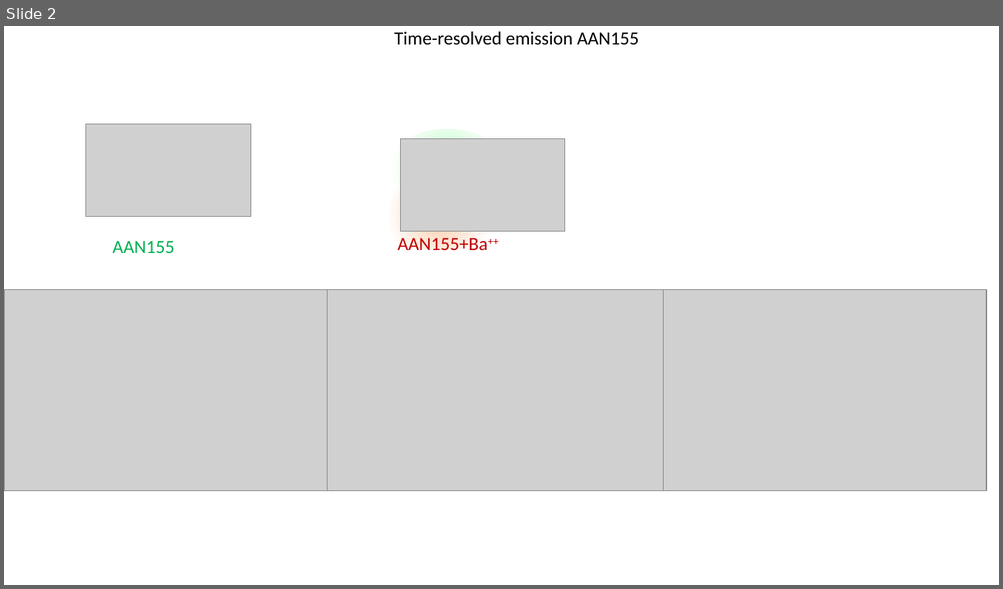
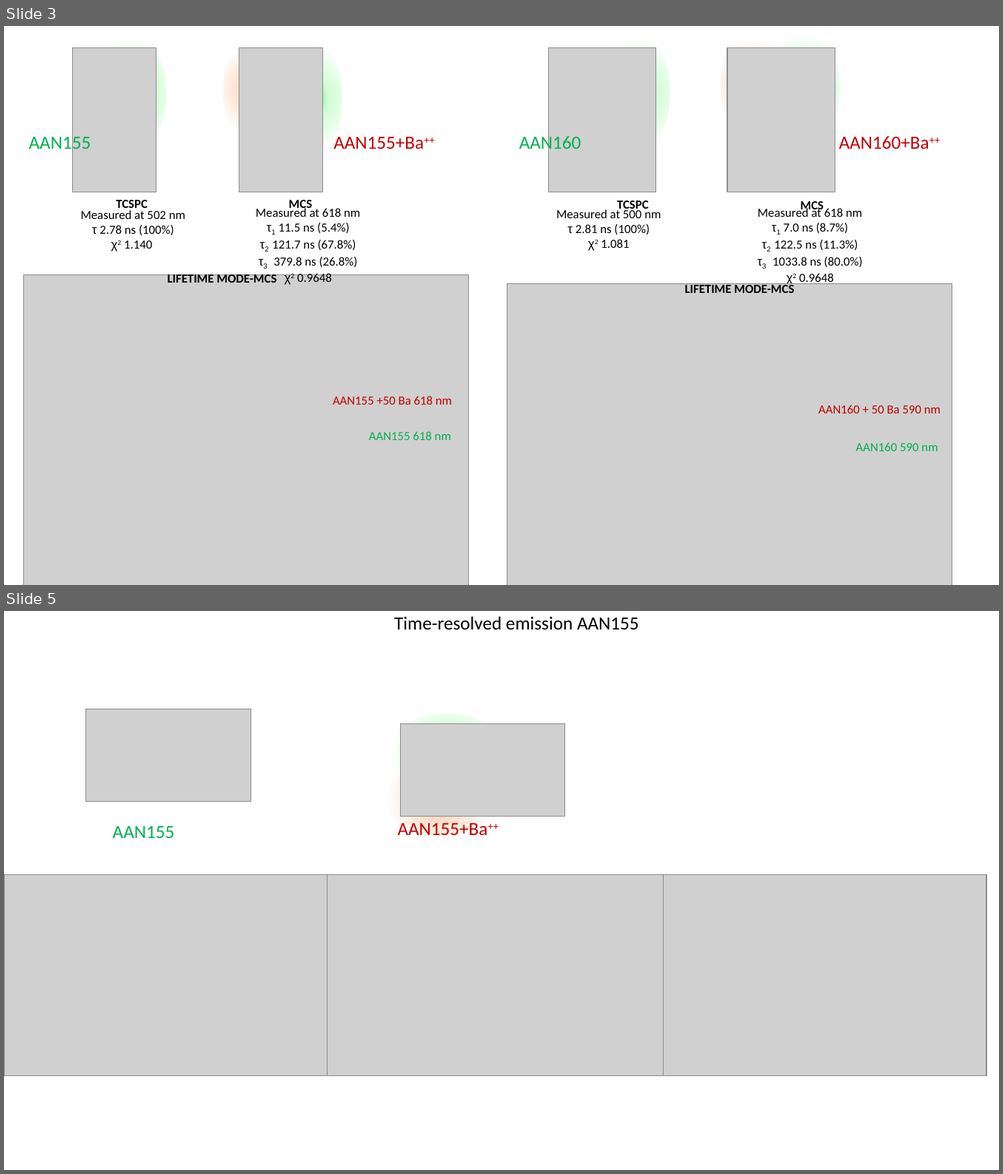
Before and after one commit to jjgomezcadenas/laserlab, a slide deck: docs/ANN155_AAN160 lifetimes.pptx. Shown one above the other, each under a label of ours: slide 2 before the commit, slides 3 and 5 after it; the slides between them are not shown. The pictures are 1003x589 and 1003x1174 pixels, drawn with LibreOffice and Linux fonts; fonts in the diff are those of the drawing; grey boxes stand for pictures. Boxes give left, top, right and bottom in pixels: in the first picture for what was removed or moved away, otherwise in the second. Text is boxed around its words. In the diff, an @@ line names an element or a change of style, - is before the commit and + after.

```diff
--- a/docs/ANN155_AAN160 lifetimes.pptx
+++ b/docs/ANN155_AAN160 lifetimes.pptx
@@ slide 3 added at <box>4,26,999,585</box>, background #FFFFFF @@
@@ picture added at <box>73,47,156,192</box> @@
@@ ellipse added at <box>95,31,166,155</box>, fill gradient #29F73D to #D2FDD6 to #FFFFFF @@
@@ ellipse added at <box>223,31,294,148</box>, fill gradient #FFAF79 to #FFD5B9 to #FFFFFF @@
@@ picture added at <box>239,47,323,192</box> @@
@@ ellipse added at <box>271,36,342,160</box>, fill gradient #29F73D to #D2FDD6 to #FFFFFF @@
@@ picture added at <box>548,47,655,192</box> @@
@@ ellipse added at <box>599,31,669,155</box>, fill gradient #29F73D to #D2FDD6 to #FFFFFF @@
@@ ellipse added at <box>720,26,791,143</box>, fill gradient #FFAF79 to #FFD5B9 to #FFFFFF @@
@@ picture added at <box>727,47,834,192</box> @@
@@ ellipse added at <box>768,26,839,150</box>, fill gradient #29F73D to #D2FDD6 to #FFFFFF @@
@@ text added at <box>29,134,91,154</box>, 18 pt, text #00B050 @@
+AAN155
@@ text added at <box>333,136,424,150</box>, 18 pt, text #C00000 @@
+AAN155+Ba++
@@ text added at <box>519,134,581,154</box>, 18 pt, text #00B050 @@
+AAN160
@@ text added at <box>839,136,929,149</box>, 18 pt, text #C00000 @@
+AAN160+Ba++
@@ text added at <box>116,200,148,211</box>, 12 pt, text #000000, bold @@
+TCSPC
@@ text added at <box>289,200,312,212</box>, 12 pt, text #000000, bold @@
+MCS
@@ text added at <box>617,201,649,212</box>, 12 pt, text #000000, bold @@
+TCSPC
@@ text added at <box>800,201,823,213</box>, 12 pt, text #000000, bold @@
+MCS
@@ text added at <box>81,210,185,249</box>, 12 pt, text #000000 @@
+Measured at 502 nm
+τ 2.78 ns (100%)
+χ2 1.140
@@ text added at <box>256,207,360,282</box>, 12 pt, text #000000 @@
+Measured at 618 nm
+τ1 11.5 ns (5.4%)
+τ2 121.7 ns (67.8%)
+τ3 379.8 ns (26.8%)
+χ2 0.9648
@@ text added at <box>556,208,660,248</box>, 12 pt, text #000000 @@
+Measured at 500 nm
+τ 2.81 ns (100%)
+χ2 1.081
@@ text added at <box>757,207,862,284</box>, 12 pt, text #000000 @@
+Measured at 618 nm
+τ1 7.0 ns (8.7%)
+τ2 122.5 ns (11.3%)
+τ3 1033.8 ns (80.0%)
+χ2 0.9648
@@ picture added at <box>23,275,469,585</box> @@
@@ text added at <box>168,272,276,283</box>, 12 pt, text #000000, bold @@
+LIFETIME MODE-MCS
@@ picture added at <box>507,284,952,585</box> @@
@@ text added at <box>685,284,794,293</box>, 12 pt, text #000000, bold @@
+LIFETIME MODE-MCS
@@ text added at <box>333,396,452,405</box>, 12 pt, text #C00000 @@
+AAN155 +50 Ba 618 nm
@@ text added at <box>818,405,940,414</box>, 12 pt, text #C00000 @@
+AAN160 + 50 Ba 590 nm
@@ text added at <box>369,432,451,440</box>, 12 pt, text #00B050 @@
+AAN155 618 nm
@@ text added at <box>856,443,937,452</box>, 12 pt, text #00B050 @@
+AAN160 590 nm
@@ what was slide 2 is now slide 5 @@
```
Also in this commit, not shown: 3 other slides added, 47 other files.
